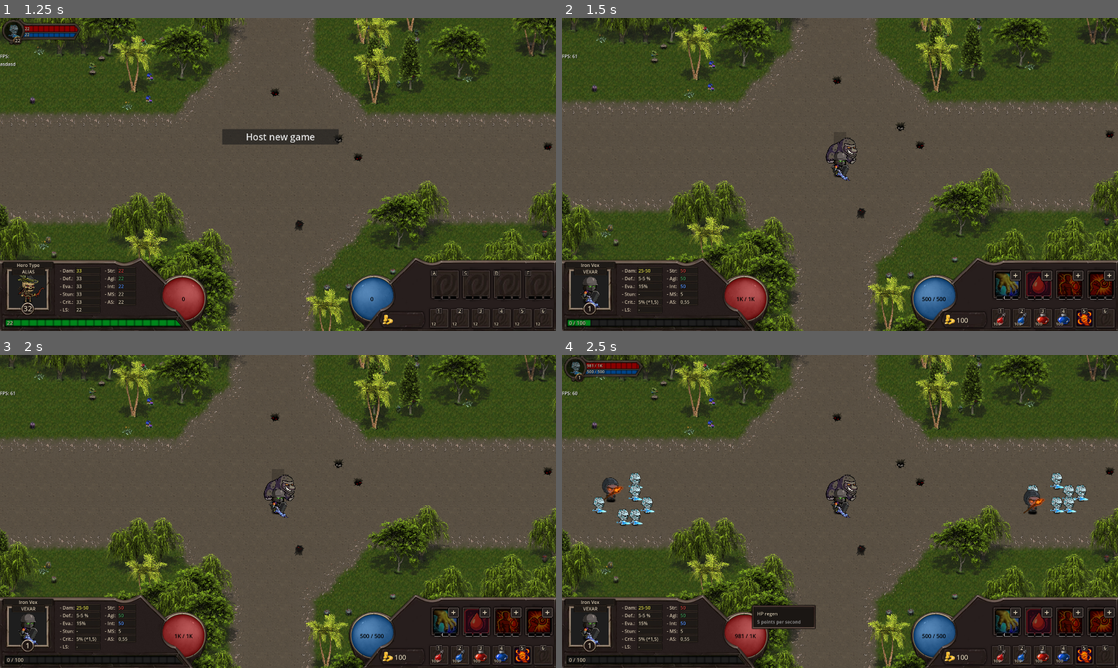
Above: before the commit, frames 1-4 (two rows, left to right).
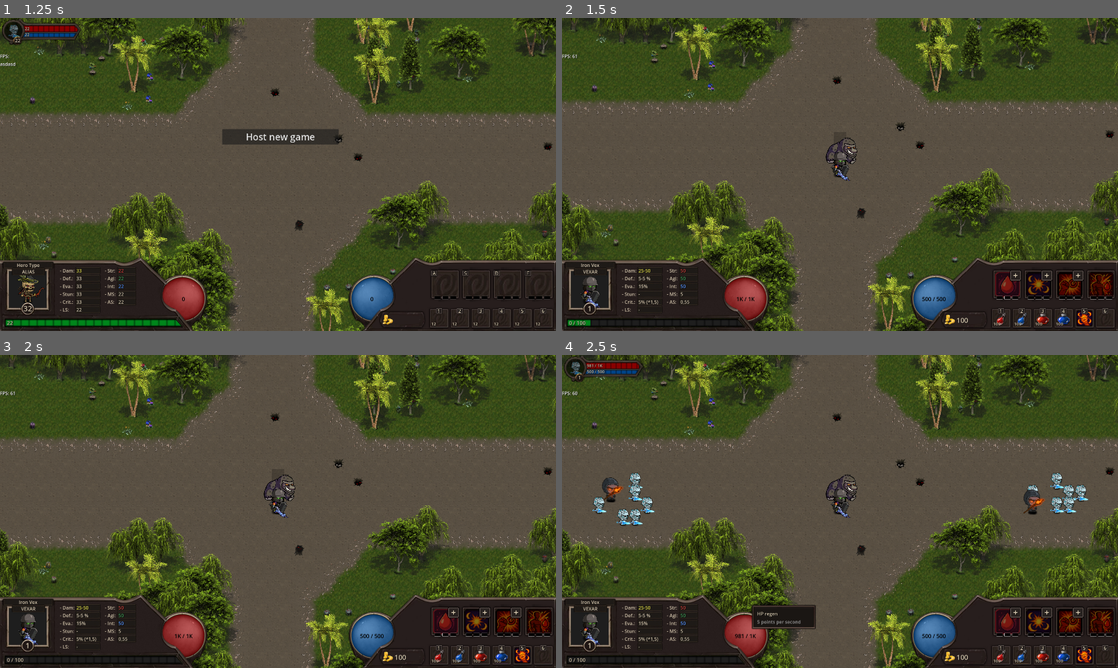
Above: after the commit, the same moments.

Repository: LucasJappert/moomoo-lan-party
Game: Godot game, scene res://scenes/my_main_scene.tscn
Two runs of this game, one before a commit and one after it. Both use one fixed random seed, a clock stepped at 60 frames per second and the inputs below.
Inputs (mouse positions are in pixels of both pictures, inside the frame that each line leads up to):
- Up to frame 1 (1.25 s): tap Enter at 0.5 s; drag from (183, 299) to (372, 299) at 0.52 s
- Up to frame 2 (1.5 s): click "Host new game" at 1.25 s
- Up to frame 3 (2 s): no input
- Up to frame 4 (2.5 s): tap Space at 2 s; drag from (840, 505) to (745, 636) at 2.02 s

Frame 1 is identical in both runs. In frame 2, 0.8% of the frame differs, in the area x 77-100%, y 80-90%; in frame 3, 0.8%; in frame 4, 0.8%.

Commit message:
Enable upgrading of the special skill (number 4) at levels 6, 12, and 18

Diff:
--- a/scripts/GUI/skill_slot.gd
+++ b/scripts/GUI/skill_slot.gd
@@ -2,6 +2,11 @@
 
 extends Control
 
+const SPECIAL_SKILL_LEVEL_REQUIREMENTS := {
+	1: 6, # Level 1 of the skill can be learned at level 6
+	2: 12, # Level 2 of the skill can be learned at level 12
+	3: 18, # Level 3 of the skill can be learned at level 18
+}
 const SKILL_LEVEL_REQUIREMENTS := {
 	1: 0, # Level 1 of the skill can be learned from the beginning
 	2: 3, # Level 2 of the skill can be learned at level 3
@@ -64,6 +69,7 @@
 
 	var next_skill_level := skill.learned_level + 1
 	var level_requirement: int = SKILL_LEVEL_REQUIREMENTS.get(next_skill_level, INF)
+	if slot_number == 4: level_requirement = SPECIAL_SKILL_LEVEL_REQUIREMENTS.get(next_skill_level, INF)
 
 	upgrade_button.visible = (
 		GameManager.MY_PLAYER.skill_points_to_assign > 0
--- a/scripts/models/skill.gd
+++ b/scripts/models/skill.gd
@@ -236,7 +236,7 @@
 	_skill = _SKILLS[aux_skill_name]
 	_skill.region_rect = Rect2(5 * FRAME_SIZE + _ATLAS_START_POS.x, _ATLAS_START_POS.y, FRAME_SIZE, FRAME_SIZE)
 
-	float_array = [0.15, 0.175, 0.2]
+	float_array = [0.15, 0.2, 0.25]
 	for i in float_array.size():
 		_skill.item_skill_base[i].apply_to_owner = false
 		_skill.item_skill_base[i].create_effect = true
--- a/scripts/types/hero_types.gd
+++ b/scripts/types/hero_types.gd
@@ -94,12 +94,12 @@
 		stats.strength = 50
 		stats.intelligence = 50
 		player.combat_data._skills = [
-			Skill.get_skill(Skill.Names.MANA_SCORCHER),
 			Skill.get_skill(Skill.Names.LIFESTEAL),
+			Skill.get_skill(Skill.Names.CLEAVE_STRIKE),
+			Skill.get_skill(Skill.Names.TRUE_STRIKE),
 			Skill.get_skill(Skill.Names.BLOOD_FURY),
-			Skill.get_skill(Skill.Names.TRUE_STRIKE),
+			# Skill.get_skill(Skill.Names.MANA_SCORCHER),
 			# Skill.get_skill(Skill.Names.STORM_STRIKE),
-			# Skill.get_skill(Skill.Names.CLEAVE_STRIKE),
 			# Skill.get_skill(Skill.Names.FROZEN_TOUCH)
 		]
 		# player.combat_data._skills[0].learned_level = 2
Not shown, changed: TODO.md
